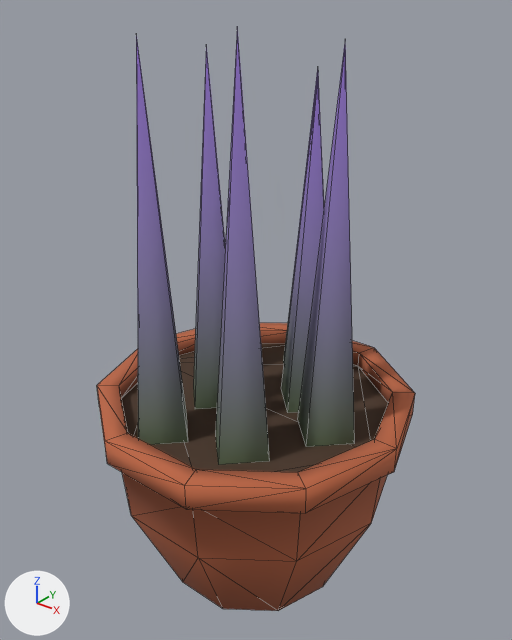
The glTF model games/yorimichi/assets/belmonte/meshes/SM_BM_BP_PotLavender.glb, before and after one commit.
Camera for both pictures: a camera (50 mm lens) standing at (0.622, -0.774, 0.945) and looking at (-0.003, 0.007, 0.462). Every picture has the same lights, and +X, +Y and +Z are marked at lower left. The first picture is the older version. Mesh edges are drawn as thin lines. Vertices at exactly the same position are counted once.

The first picture shows 'SM_BM_BP_PotLavender'.
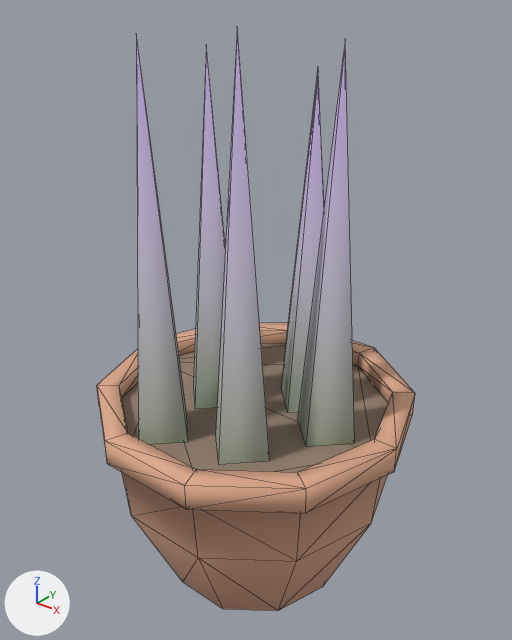
Where the change shows, as pixel boxes (x1, y1, x2, y2) in the pictures (512 x 640 px):
part 1 of me_sm_bp_potlavender, recoloured (orange to beige): (97, 323, 415, 610) in both
part 2 of me_sm_bp_potlavender, recoloured (lighter): (119, 331, 393, 611) in both
part 3 of me_sm_bp_potlavender, recoloured (lighter): (136, 29, 355, 465) in both

The change, as a diff of the scene's bpy script:
```diff
--- a/games/yorimichi/assets/belmonte/meshes/SM_BM_BP_PotLavender.glb.py
+++ b/games/yorimichi/assets/belmonte/meshes/SM_BM_BP_PotLavender.glb.py
@@ me_sm_bp_potlavender @@
 me_sm_bp_potlavender.from_pydata(...)  # 105 vertices, 156 faces; spans x -0.259..0.259, y -0.247..0.247, z 0.0..0.894
 # used by ob_sm_bm_bp_potlavender; location = (0.0, 0.0, 0.0)
+# me_sm_bp_potlavender part 1: 81 faces centred in x -0.243..0.243, y -0.247..0.247, z 0.125..0.34 are repainted in the vertex colours; the middle colour goes from orange #b36140 to beige #daa689
+# me_sm_bp_potlavender part 2: 47 faces centred in x -0.209..0.209, y -0.212..0.212, z 0.062..0.331 are repainted in the vertex colours; the middle colour goes from brown #904e33 to brown #c6967c
+# me_sm_bp_potlavender part 3: 28 faces centred in x -0.135..0.152, y -0.165..0.16, z 0.451..0.507 are repainted in the vertex colours; the middle colour goes from dark green #5c6b4d to grey #a2ad95
 me_sm_bp_potlavender.materials.append(mat_bm_000_m_vcol_015)
```
